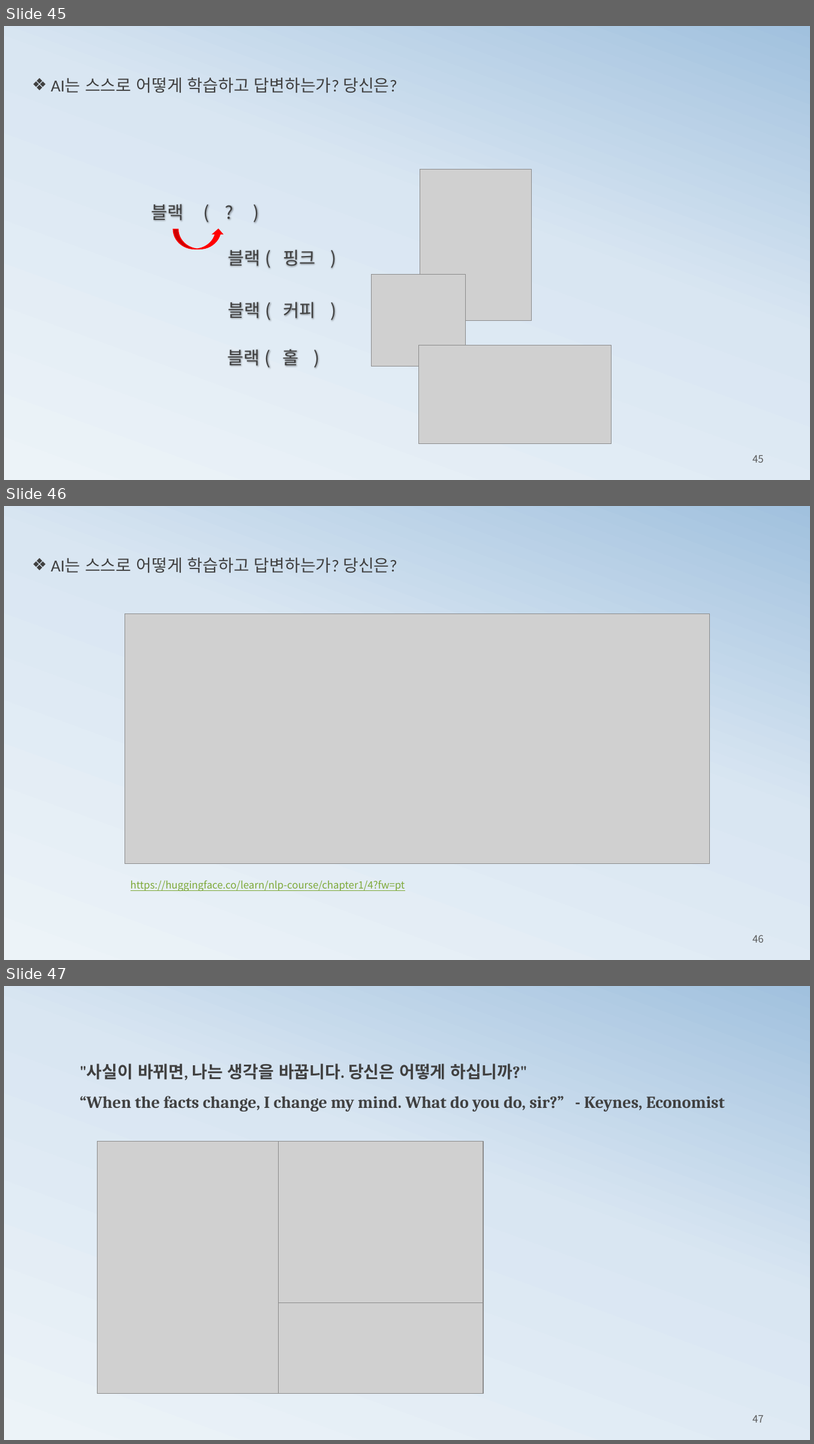
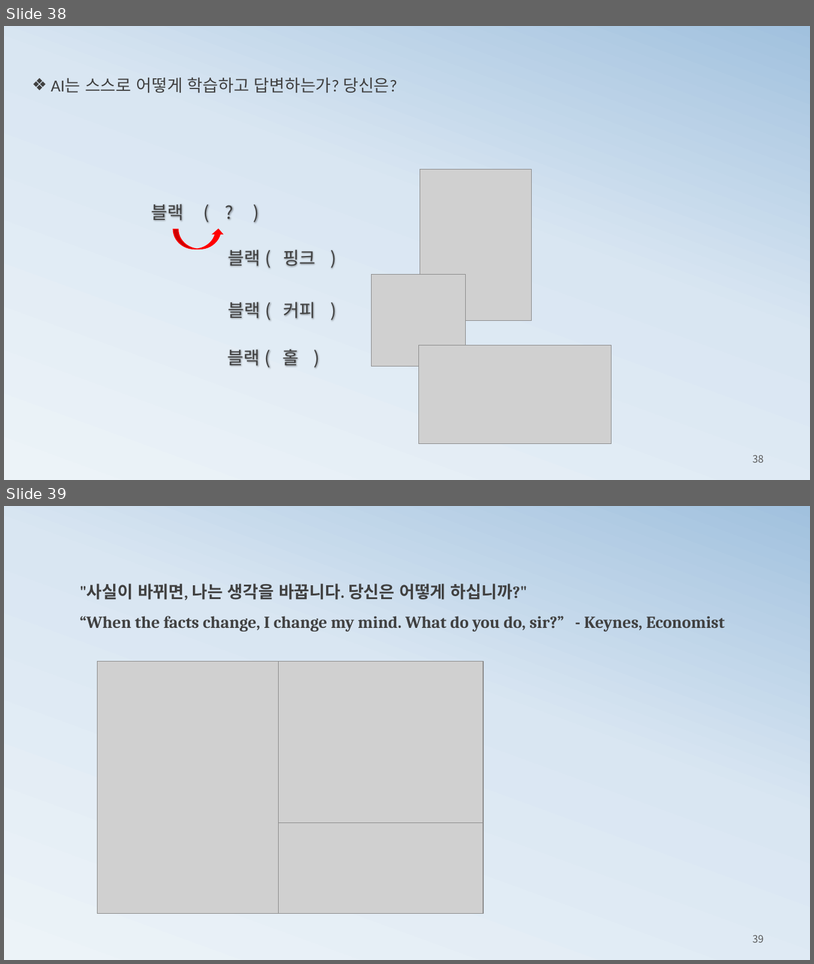
Before and after one commit to ancestor9/mathematics-for-machine-learning, a slide deck: 3_probability theory for machine learning.pptx. Shown one above the other, each under a label of ours: slides 45, 46 and 47 before the commit, slides 38 and 39 after it. The pictures are 814x1444 and 814x964 pixels, drawn with LibreOffice and Linux fonts; fonts in the diff are those of the drawing; grey boxes stand for pictures. Boxes give left, top, right and bottom in pixels: in the first picture for what was removed or moved away, otherwise in the second. Text is boxed around its words. In the diff, an @@ line names an element or a change of style, - is before the commit and + after.

```diff
--- a/3_probability theory for machine learning.pptx
+++ b/3_probability theory for machine learning.pptx
@@ slide 46 removed at <box>4,506,810,960</box>, background gradient #ECF3F8 to #D9E6F2 to #A1C1DE @@
@@ text removed at <box>51,557,397,573</box> @@
-❖ AI는 스스로 어떻게 학습하고 답변하는가? 당신은?
@@ picture removed at <box>125,613,711,863</box> @@
@@ text removed at <box>131,880,405,891</box> @@
-https://huggingface.co/learn/nlp-course/chapter1/4?fw=pt
@@ page number removed at <box>753,934,764,942</box> @@
-46
@@ what was slide 45 is now slide 38 @@
@@ page number at <box>753,454,764,462</box>: text changed @@
-45
+38
@@ what was slide 47 is now slide 39 @@
@@ page number at <box>753,934,764,942</box>: text changed @@
-47
+39
```
Also in this commit, not shown: 4 slides changed, 1 slide added, 7 other slides removed, 1 other file.
